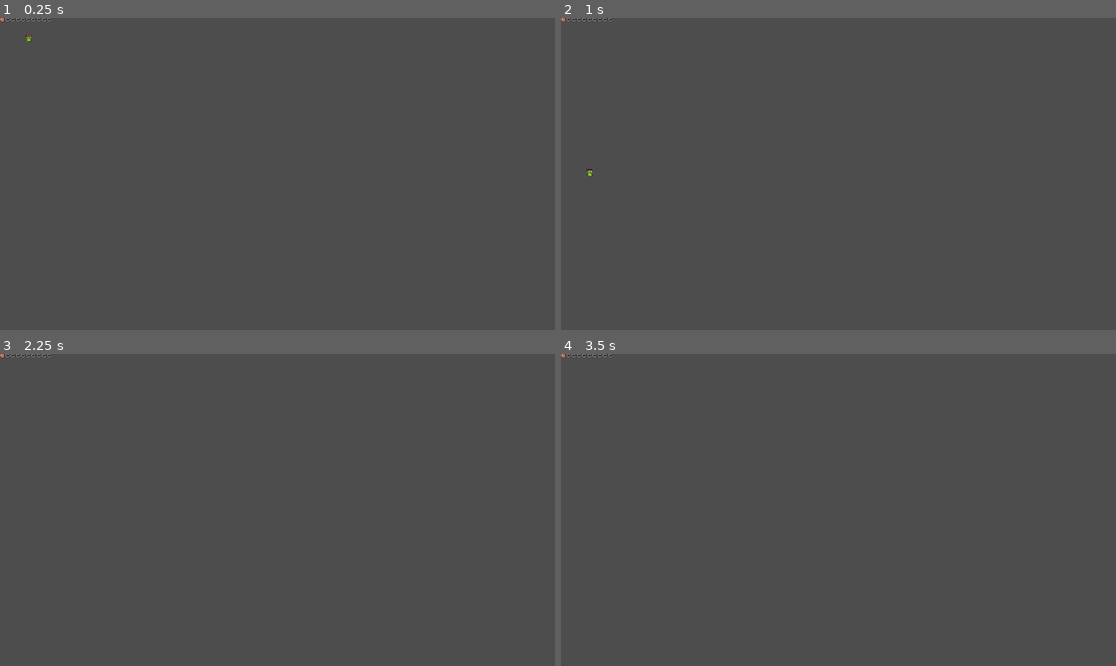
Above: before the commit, frames 1-4 (two rows, left to right).
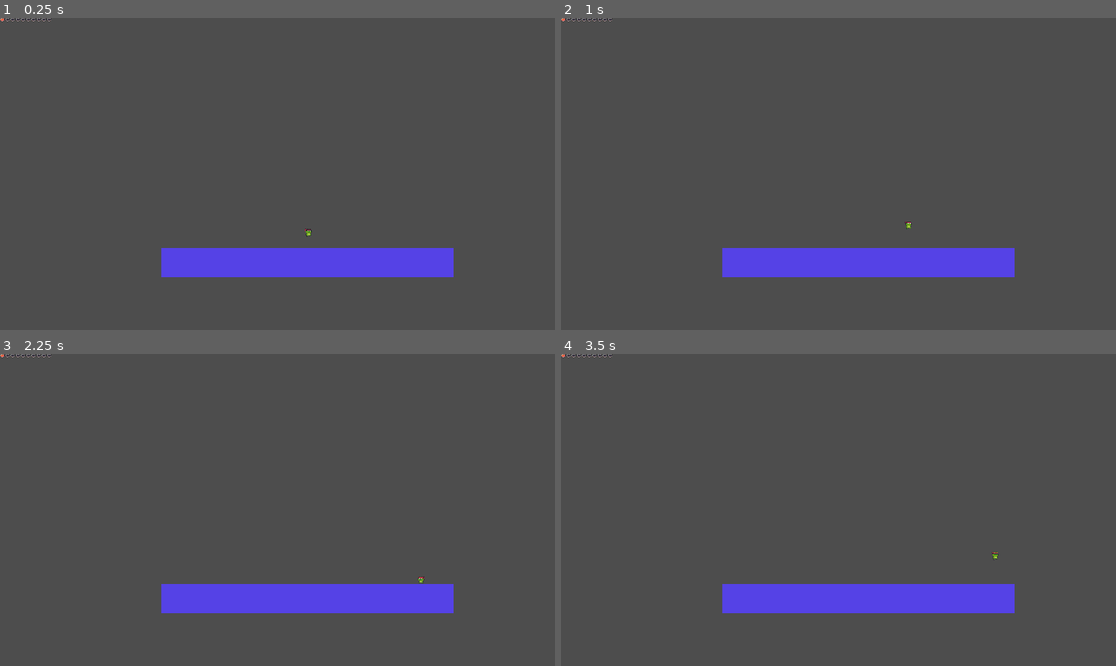
Above: after the commit, the same moments.

Repository: Akantonio/Summer2024Godot
Game: Godot game, scene res://test.tscn
Same seed, same stepped clock (60 frames per second), same inputs: the game is played once before the commit and once after it. This scene is started directly instead of the project's main scene.
Inputs:
- Up to frame 1 (0.25 s): no input
- Up to frame 2 (1 s): hold Right (keyboard_right, bound only after the commit) from 0.53 s (still down); tap X (keyboard_attack, bound only after the commit) at 0.6 s; tap Z (keyboard_jump, bound only after the commit) at 0.77 s
- Up to frame 3 (2.25 s): tap Shift (keyboard_attack, bound only before the commit) at 1.35 s; tap Z (keyboard_jump, bound only after the commit) at 1.52 s; release Right (keyboard_right, bound only after the commit) at 2.03 s; hold Left (keyboard_left, bound only after the commit) from 2.03 s (still down); tap X (keyboard_attack, bound only after the commit) at 2.1 s
- Up to frame 4 (3.5 s): release Left (keyboard_left, bound only after the commit) at 2.78 s; hold Right (keyboard_right, bound only after the commit) from 2.78 s (still down); tap Shift (keyboard_attack, bound only before the commit) at 2.85 s; tap Z (keyboard_jump, bound only after the commit) at 3.02 s

The runs differ from the first frame. In frame 1, 5.0% of the frame differs, in the area x 4-82%, y 5-84%; in frame 2, 5.0%; in frame 3, 4.9%; in frame 4, 5.0%.

Commit message:
added some set up to make a dash and revamped key bindings

Diff:
--- /dev/null
+++ b/Dash.gd
@@ -0,0 +1,11 @@
+extends Node2D
+
+
+# Called when the node enters the scene tree for the first time.
+func _ready():
+	pass # Replace with function body.
+
+
+# Called every frame. 'delta' is the elapsed time since the previous frame.
+func _process(delta):
+	pass
--- a/project.godot
+++ b/project.godot
@@ -28,32 +28,32 @@
 
 keyboard_left={
 "deadzone": 0.5,
-"events": [Object(InputEventKey,"resource_local_to_scene":fa …(119 unchanged characters)… ressed":false,"pressed":false,"keycode":0,"physical_keycode":65,"key_label":0,"unicode":97,"echo":false,"script":null)
+"events": [Object(InputEventKey,"resource_local_to_scene":fa …(119 unchanged characters)… ressed":false,"pressed":false,"keycode":4194319,"physical_keycode":0,"key_label":0,"unicode":0,"echo":false,"script":null)
 ]
 }
 keyboard_right={
 "deadzone": 0.5,
-"events": [Object(InputEventKey,"resource_local_to_scene":fa …(140 unchanged characters)… d":false,"keycode":0,"physical_keycode":68,"key_label":0,"unicode":100,"echo":false,"script":null)
+"events": [Object(InputEventKey,"resource_local_to_scene":fa …(140 unchanged characters)… d":false,"keycode":0,"physical_keycode":4194321,"key_label":0,"unicode":0,"echo":false,"script":null)
 ]
 }
 keyboard_up={
 "deadzone": 0.5,
-"events": [Object(InputEventKey,"resource_local_to_scene":fa …(140 unchanged characters)… d":false,"keycode":0,"physical_keycode":87,"key_label":0,"unicode":119,"echo":false,"script":null)
+"events": [Object(InputEventKey,"resource_local_to_scene":fa …(140 unchanged characters)… d":false,"keycode":0,"physical_keycode":4194320,"key_label":0,"unicode":0,"echo":false,"script":null)
 ]
 }
 keyboard_down={
 "deadzone": 0.5,
-"events": [Object(InputEventKey,"resource_local_to_scene":fa …(140 unchanged characters)… d":false,"keycode":0,"physical_keycode":83,"key_label":0,"unicode":115,"echo":false,"script":null)
+"events": [Object(InputEventKey,"resource_local_to_scene":fa …(140 unchanged characters)… d":false,"keycode":0,"physical_keycode":4194322,"key_label":0,"unicode":0,"echo":false,"script":null)
 ]
 }
 keyboard_jump={
 "deadzone": 0.5,
-"events": [Object(InputEventKey,"resource_local_to_scene":false,"resource_name":"","device":-1,"window_id":0,"alt_pressed":false,"shift_pressed":false,"ctrl_pressed":false,"meta_pressed":false,"pressed":false,"keycode":0,"physical_keycode":32,"key_label":0,"unicode":32,"echo":false,"script":null)
+"events": [Object(InputEventKey,"resource_local_to_scene":false,"resource_name":"","device":-1,"window_id":0,"alt_pressed":false,"shift_pressed":false,"ctrl_pressed":false,"meta_pressed":false,"pressed":false,"keycode":0,"physical_keycode":90,"key_label":0,"unicode":122,"echo":false,"script":null)
 ]
 }
 keyboard_attack={
 "deadzone": 0.5,
-"events": [Object(InputEventKey,"resource_local_to_scene":false,"resource_name":"","device":0,"window_id":0,"alt_pressed":false,"shift_pressed":false,"ctrl_pressed":false,"meta_pressed":false,"pressed":false,"keycode":0,"physical_keycode":4194325,"key_label":0,"unicode":0,"echo":false,"script":null)
+"events": [Object(InputEventKey,"resource_local_to_scene":false,"resource_name":"","device":-1,"window_id":0,"alt_pressed":false,"shift_pressed":false,"ctrl_pressed":false,"meta_pressed":false,"pressed":false,"keycode":0,"physical_keycode":88,"key_label":0,"unicode":120,"echo":false,"script":null)
 ]
 }
 
--- a/test.tscn
+++ b/test.tscn
@@ -1,15 +1,35 @@
-[gd_scene load_steps=4 format=3 uid="uid://ceacw8luev2lf"]
+[gd_scene load_steps=6 format=3 uid="uid://ceacw8luev2lf"]
 
 [ext_resource type="Script" path="res://test.gd" id="1_6txnl"]
 [ext_resource type="PackedScene" uid="uid://bvwiuai8lgww0" path="res://player.tscn" id="1_kc4k1"]
 [ext_resource type="PackedScene" uid="uid://cqo7vjp5msa2u" path="res://gui/heartsContainer.tscn" id="3_4hstq"]
 
+[sub_resource type="PlaneMesh" id="PlaneMesh_fjppi"]
+size = Vector2(1000, 100)
+orientation = 2
+
+[sub_resource type="RectangleShape2D" id="RectangleShape2D_60v5q"]
+size = Vector2(1011, 100)
+
 [node name="Test" type="Node2D"]
 script = ExtResource("1_6txnl")
 
 [node name="Player" parent="." instance=ExtResource("1_kc4k1")]
-position = Vector2(99, 37)
+position = Vector2(1067, 709)
 
 [node name="CanvasLayer" type="CanvasLayer" parent="."]
 
 [node name="heartsContainer" parent="CanvasLayer" instance=ExtResource("3_4hstq")]
+
+[node name="Platform" type="StaticBody2D" parent="."]
+position = Vector2(1064, 847)
+metadata/_edit_group_ = true
+
+[node name="MeshInstance2D" type="MeshInstance2D" parent="Platform"]
+modulate = Color(0.333333, 0.258824, 0.901961, 1)
+scale = Vector2(1.011, 1)
+mesh = SubResource("PlaneMesh_fjppi")
+
+[node name="CollisionShape2D" type="CollisionShape2D" parent="Platform"]
+position = Vector2(-0.5, 0)
+shape = SubResource("RectangleShape2D_60v5q")
Not shown, removed: ahead.txt
Not shown, removed: ahead_now.txt
